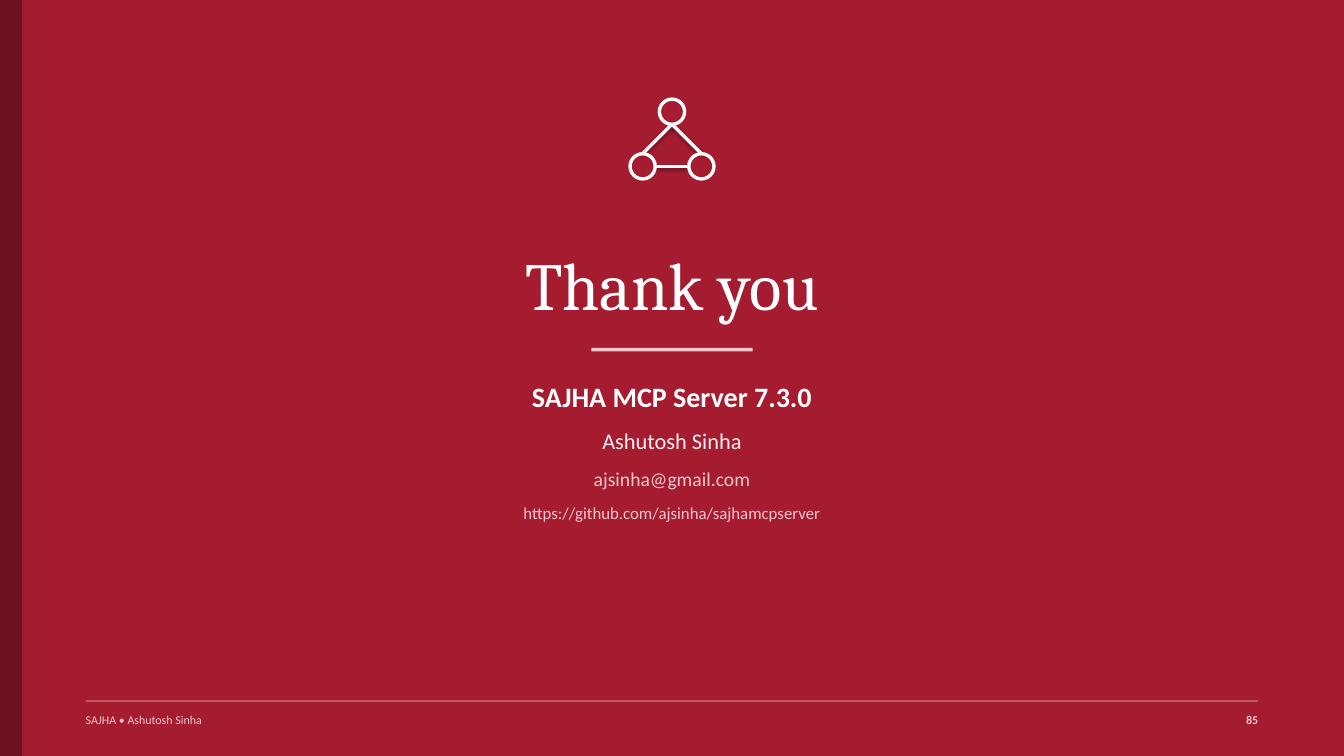
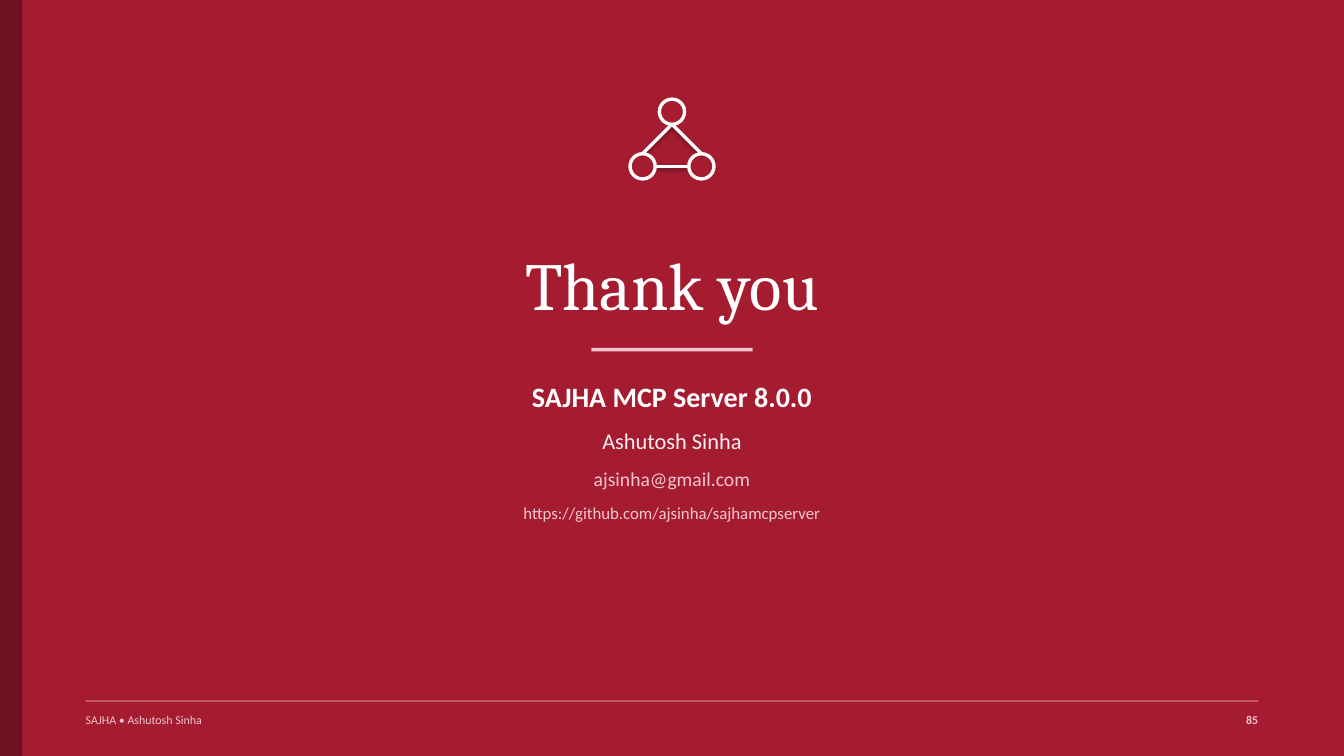
Before and after one commit to ajsinha/sajhamcpserver, a slide deck: slide 85 of docs/publications/SAJHA-MCP-Server.pptx. Drawn at 1344x756 pixels with LibreOffice and Linux fonts; fonts in the diff are those of the drawing. Boxes give left, top, right and bottom in pixels: in the first picture for what was removed or moved away, otherwise in the second. Text is boxed around its words. In the diff, an @@ line names an element or a change of style, - is before the commit and + after.

```diff
--- a/docs/publications/SAJHA-MCP-Server.pptx
+++ b/docs/publications/SAJHA-MCP-Server.pptx
@@ text at bbox=[532, 387, 812, 407]: text changed @@
-SAJHA MCP Server 7.3.0
+SAJHA MCP Server 8.0.0
```
Also in this commit, not shown: 9 other slides changed, 47 other files.
